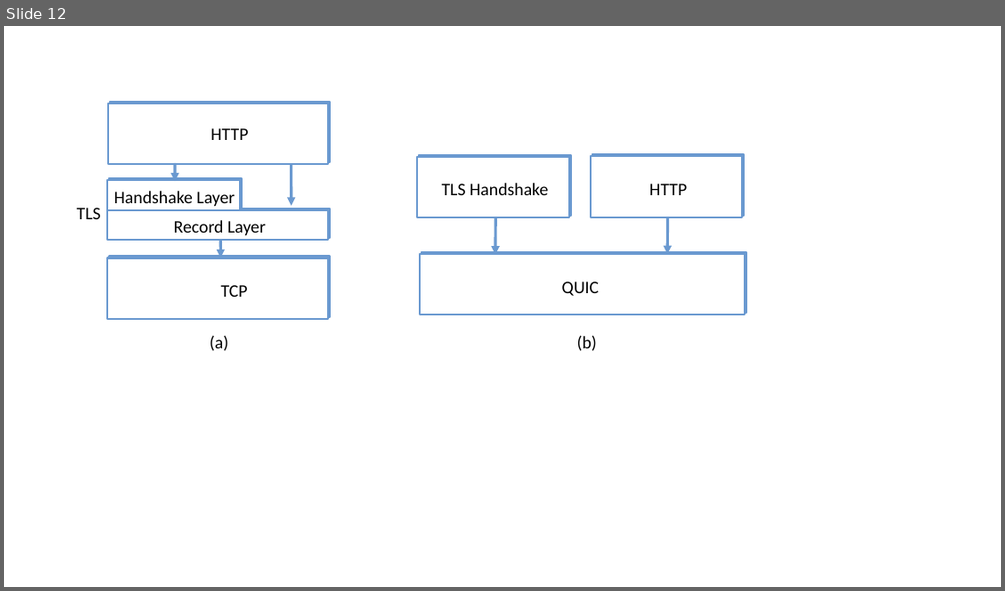
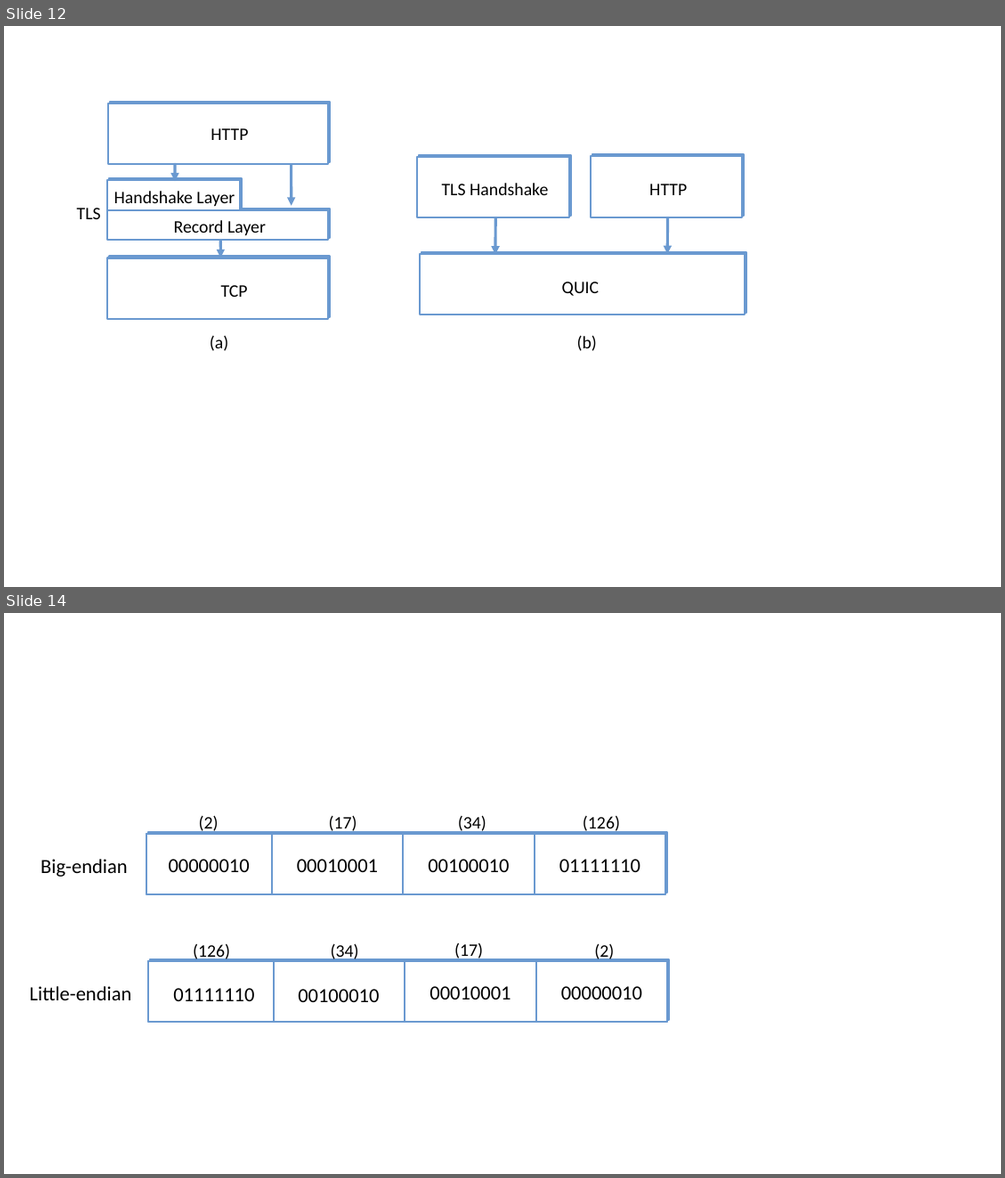
Before and after one commit to SystemsApproach/7E, a slide deck: message/figures/message.odp. Shown one above the other, each under a label of ours: slide 12 before the commit, slides 12 and 14 after it; the slides between them are not shown. The pictures are 1005x591 and 1005x1178 pixels, drawn with LibreOffice and Linux fonts; fonts in the diff are those of the drawing. Boxes give left, top, right and bottom in pixels: in the first picture for what was removed or moved away, otherwise in the second. Text is boxed around its words. In the diff, an @@ line names an element or a change of style, - is before the commit and + after.

```diff
--- a/message/figures/message.odp
+++ b/message/figures/message.odp
@@ slide 14 added at box(4, 613, 1001, 1174), background #FFFFFF @@
@@ text added at box(199, 815, 218, 833), 14 pt, text #000000 @@
+(2)
@@ text added at box(329, 815, 357, 834), 14 pt, text #000000 @@
+(17)
@@ text added at box(458, 815, 486, 834), 14 pt, text #000000 @@
+(34)
@@ text added at box(582, 815, 620, 834), 14 pt, text #000000 @@
+(126)
@@ rectangle added at box(146, 834, 665, 894), fill #FFFFFF, outline #6A99D0 1.45 pt @@
@@ rectangle added at box(146, 834, 272, 894), fill #FFFFFF, outline #6A99D0 1.45 pt, 16 pt, text #000000 @@
+00000010
@@ rectangle added at box(272, 834, 403, 894), fill #FFFFFF, outline #6A99D0 1.45 pt, 16 pt, text #000000 @@
+00010001
@@ rectangle added at box(403, 834, 534, 894), fill #FFFFFF, outline #6A99D0 1.45 pt, 16 pt, text #000000 @@
+00100010
@@ rectangle added at box(534, 834, 665, 894), fill #FFFFFF, outline #6A99D0 1.45 pt, 16 pt, text #000000 @@
+01111110
@@ text added at box(40, 859, 127, 876), 16 pt, text #000000 @@
+Big-endian
@@ text added at box(193, 943, 230, 961), 14 pt, text #000000 @@
+(126)
@@ text added at box(331, 943, 359, 961), 14 pt, text #000000 @@
+(34)
@@ text added at box(454, 942, 483, 961), 14 pt, text #000000 @@
+(17)
@@ text added at box(594, 943, 614, 961), 14 pt, text #000000 @@
+(2)
@@ text added at box(30, 986, 132, 1000), 16 pt, text #000000 @@
+Little-endian
@@ rectangle added at box(148, 961, 667, 1022), fill #FFFFFF, outline #6A99D0 1.45 pt @@
@@ rectangle added at box(148, 961, 274, 1022), fill #FFFFFF, outline #6A99D0 1.45 pt @@
@@ rectangle added at box(274, 961, 404, 1022), fill #FFFFFF, outline #6A99D0 1.45 pt @@
@@ rectangle added at box(404, 961, 536, 1022), fill #FFFFFF, outline #6A99D0 1.45 pt, 16 pt, text #000000 @@
+00010001
@@ rectangle added at box(536, 961, 667, 1022), fill #FFFFFF, outline #6A99D0 1.45 pt, 16 pt, text #000000 @@
+00000010
@@ text added at box(173, 988, 254, 1001), 16 pt, text #000000 @@
+01111110
@@ text added at box(298, 989, 379, 1002), 16 pt, text #000000 @@
+00100010
```
Also in this commit, not shown: 1 other slide added, 8 other files.
